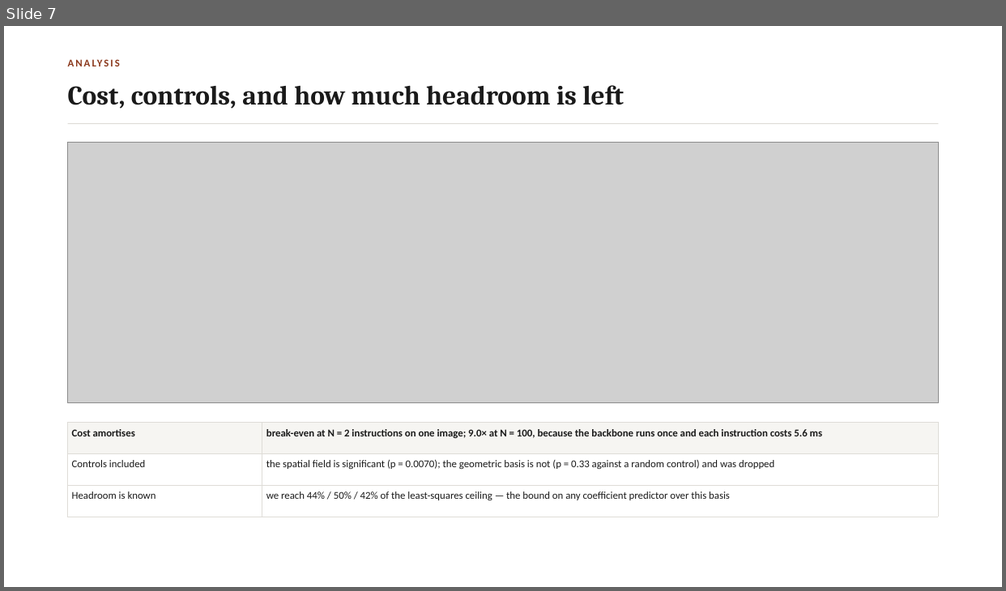
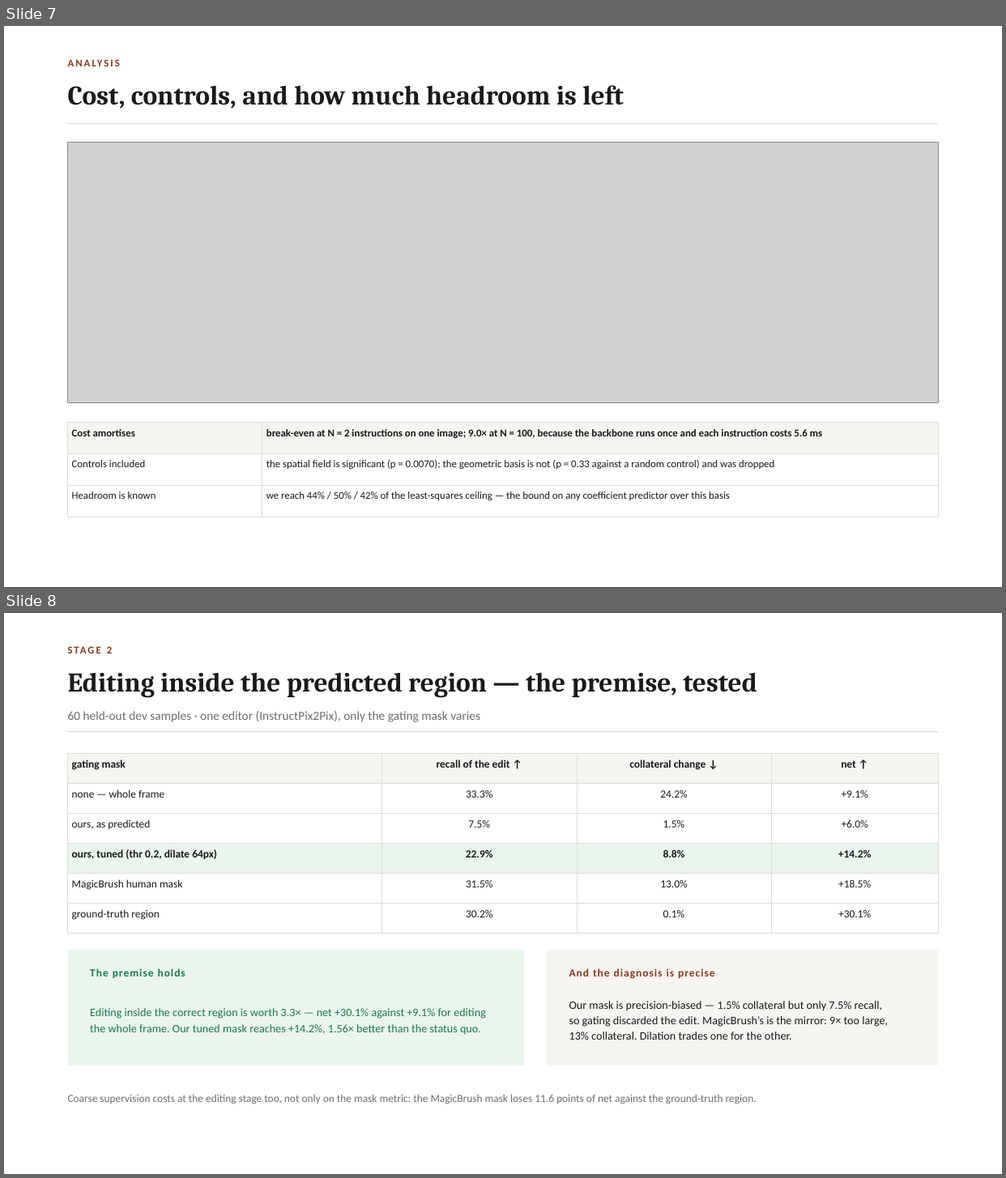
Before and after one commit to Amritha902/edit-region-prediction, a slide deck: deck/ISE_Review1_Final.pptx. Shown one above the other, each under a label of ours: slide 7 before the commit, slides 7 and 8 after it. The pictures are 1006x591 and 1006x1178 pixels, drawn with LibreOffice and Linux fonts; fonts in the diff are those of the drawing; grey boxes stand for pictures. Boxes give left, top, right and bottom in pixels: in the first picture for what was removed or moved away, otherwise in the second. Text is boxed around its words. In the diff, an @@ line names an element or a change of style, - is before the commit and + after.

```diff
--- a/deck/ISE_Review1_Final.pptx
+++ b/deck/ISE_Review1_Final.pptx
@@ slide 8 added at (x1=4, y1=613, x2=1002, y2=1174), background #FFFFFF @@
@@ text added at (x1=107, y1=646, x2=112, y2=653), 10 pt, text #8C3A1E, bold @@
+STAGE 2
@@ text added at (x1=68, y1=673, x2=757, y2=697), 26 pt, text #1A1A1A, bold @@
+Editing inside the predicted region — the premise, tested
@@ text added at (x1=68, y1=711, x2=480, y2=722), 12 pt, text #6E6E6E @@
+60 held-out dev samples · one editor (InstructPix2Pix), only the gating mask varies
@@ rectangle added at (x1=68, y1=731, x2=938, y2=732), fill #DEDCD7 @@
@@ table added at (x1=68, y1=754, x2=938, y2=923), 6 rows, 4 columns @@
+gating mask | recall of the edit ↑ | collateral change ↓ | net ↑
+none — whole frame | 33.3% | 24.2% | +9.1%
+ours, as predicted | 7.5% | 1.5% | +6.0%
+ours, tuned (thr 0.2, dilate 64px) | 22.9% | 8.8% | +14.2%
+MagicBrush human mask | 31.5% | 13.0% | +18.5%
+ground-truth region | 30.2% | 0.1% | +30.1%
@@ rectangle added at (x1=68, y1=950, x2=524, y2=1066), fill #EAF5EE @@
@@ rectangle added at (x1=547, y1=950, x2=938, y2=1066), fill #F6F5F2 @@
@@ text added at (x1=90, y1=969, x2=185, y2=978), 10.5 pt, text #1B7A4B, bold @@
+The premise holds
@@ text added at (x1=569, y1=969, x2=715, y2=979), 10.5 pt, text #8C3A1E, bold @@
+And the diagnosis is precise
@@ text added at (x1=569, y1=1001, x2=888, y2=1040), 11 pt, text #1A1A1A @@
+Our mask is precision-biased — 1.5% collateral but only 7.5% recall, so gating discarded the edit. MagicBrush’s is the mirror: 9× too large, 13% collateral. Dilation trades one for the other.
@@ text added at (x1=90, y1=1008, x2=486, y2=1035), 11 pt, text #1B7A4B @@
+Editing inside the correct region is worth 3.3× — net +30.1% against +9.1% for editing the whole frame. Our tuned mask reaches +14.2%, 1.56× better than the status quo.
@@ text added at (x1=68, y1=1094, x2=756, y2=1105), 10.5 pt, text #6E6E6E @@
+Coarse supervision costs at the editing stage too, not only on the mask metric: the MagicBrush mask loses 11.6 points of net against the ground-truth region.
```
Also in this commit, not shown: 7 other files.
